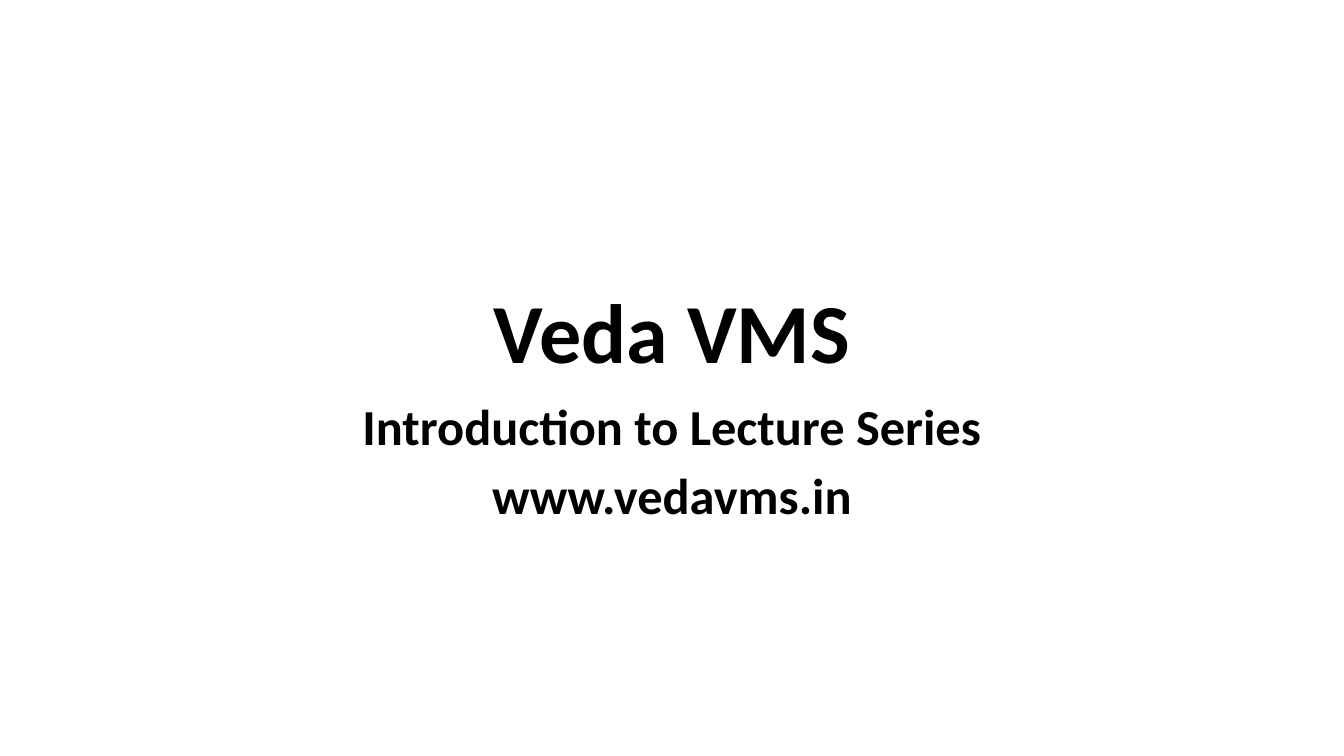
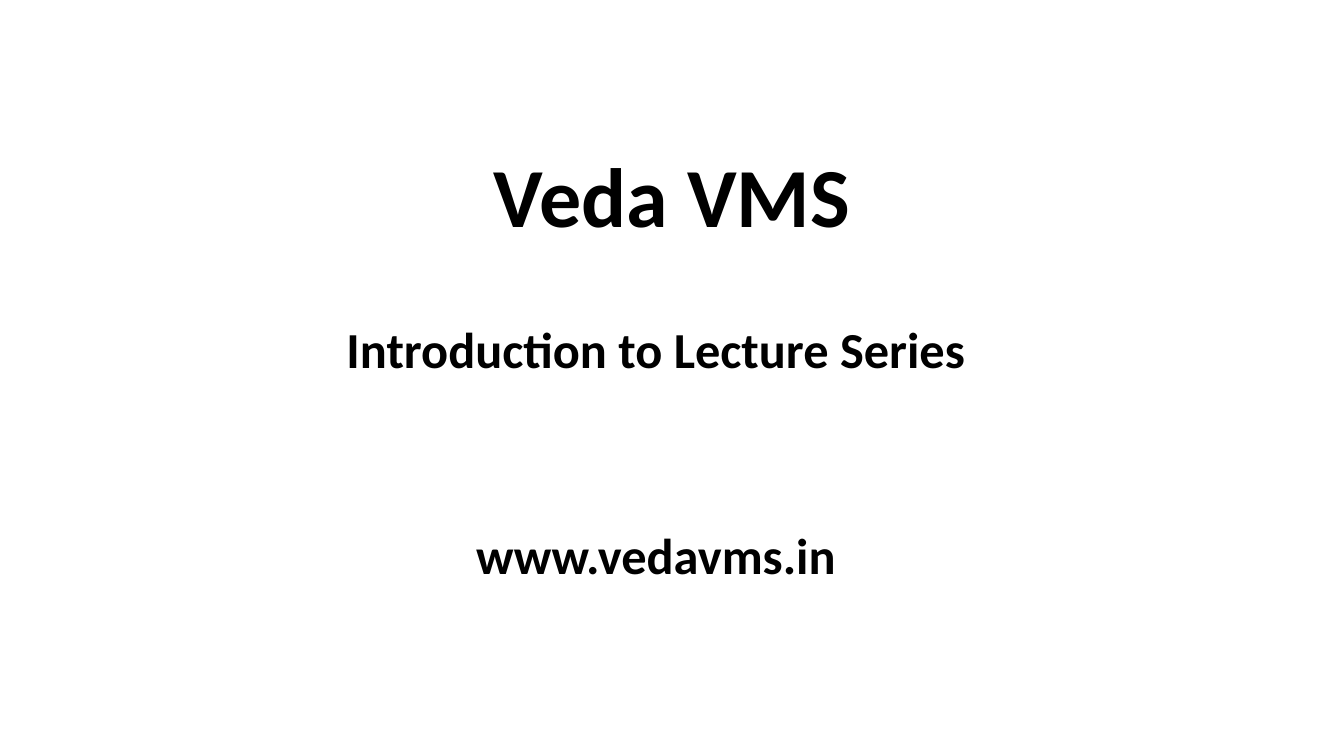
Before and after one commit to KYVeda/texts, a slide deck: slide 1 of Veda Lectures/Veda VMS Lectures Intro.pptx. Drawn at 1344x756 pixels with LibreOffice and Linux fonts; fonts in the diff are those of the drawing. Boxes give left, top, right and bottom in pixels: in the first picture for what was removed or moved away, otherwise in the second. Text is boxed around its words. In the diff, an @@ line names an element or a change of style, - is before the commit and + after.

```diff
--- a/Veda Lectures/Veda VMS Lectures Intro.pptx
+++ b/Veda Lectures/Veda VMS Lectures Intro.pptx
@@ title "Veda VMS": place and size @@
-title "Veda VMS" at (494,304,850,364)
+title "Veda VMS" at (494,168,850,228)
@@ subtitle "Introduction to Lecture Series" rewrapped from (362,409,981,515) to (346,332,965,575) @@
```
Also in this commit, not shown: 5 other slides changed, 1 slide added, 3 slides removed, 8 other files.
